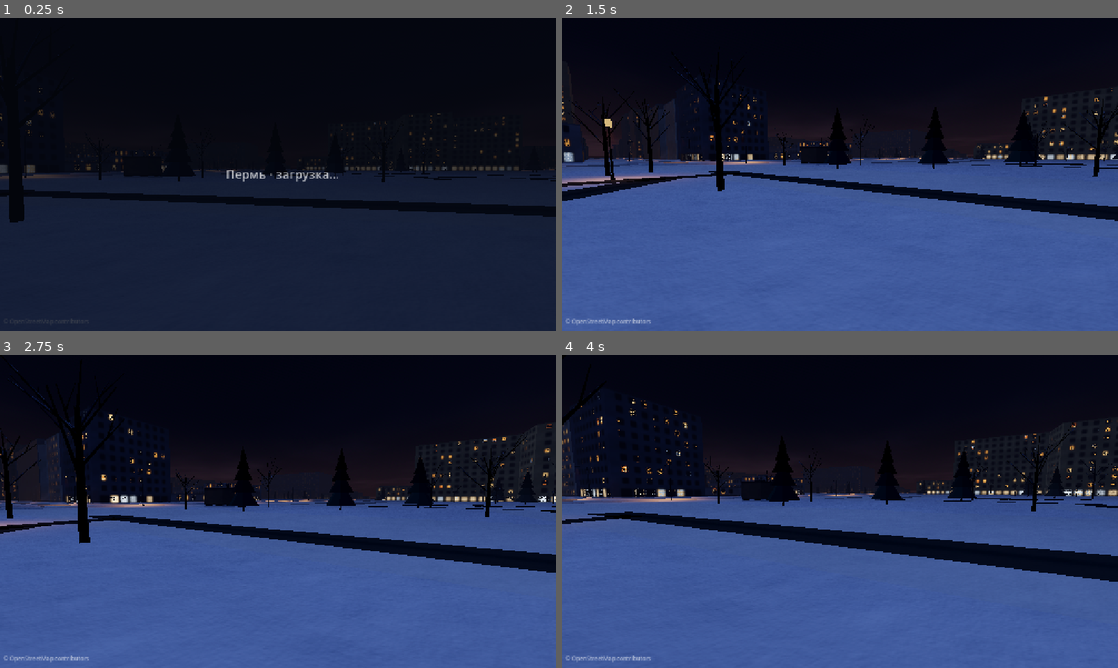
Above: before the commit, frames 1-4 (two rows, left to right).
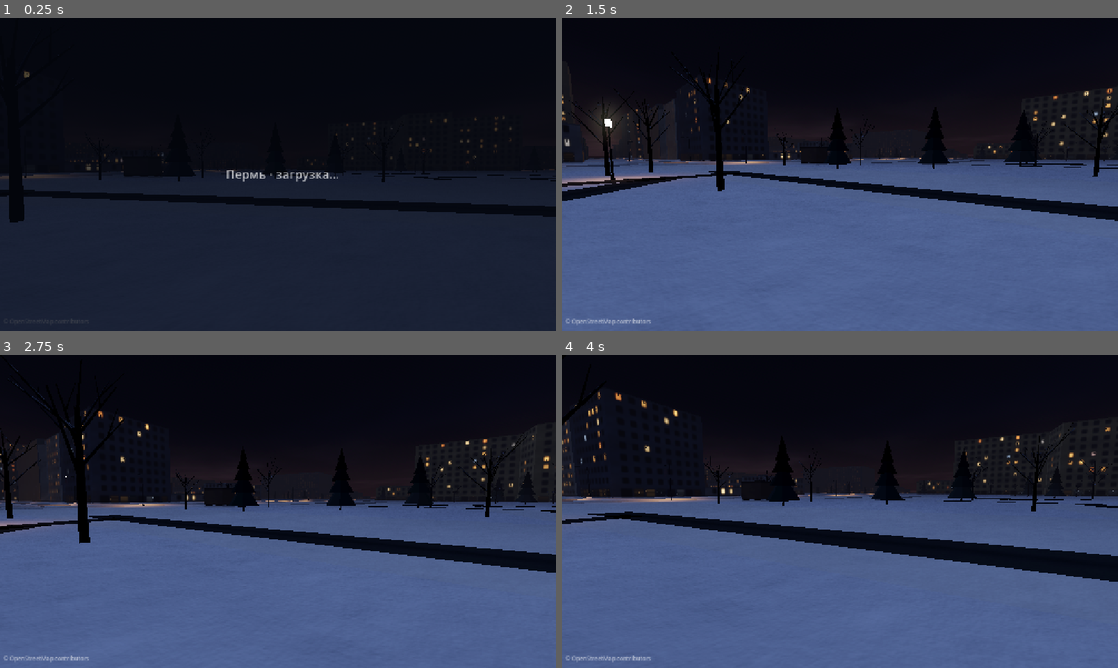
Above: after the commit, the same moments.

Repository: AmirovAndrew/DocuScan
Game: Godot game, scene res://scenes/main.tscn
The game is run twice, just before and just after one commit, with the same random seed, the same clock (stepped at 60 frames per second) and the same inputs.
Inputs (mouse positions are in pixels of both pictures, inside the frame that each line leads up to):
- Up to frame 1 (0.25 s): no input
- Up to frame 2 (1.5 s): move the mouse to (962, 158) at 0.52 s; hold D (move_right) 0.53-1.28 s; hold Shift (sprint) 0.53-1.28 s; click (962, 158) at 0.67 s; move the mouse to (812, 174) at 1.27 s; hold W (move_forward) from 1.28 s (still down); tap Z at 1.35 s
- Up to frame 3 (2.75 s): keep holding W (move_forward); move the mouse to (289, 505) at 2.02 s; tap Q at 2.1 s
- Up to frame 4 (4 s): keep holding W (move_forward); move the mouse to (834, 517) at 2.77 s; tap Shift (sprint) at 2.85 s; click (834, 517) at 2.92 s; move the mouse to (878, 514) at 3.52 s; tap Z at 3.6 s

The runs differ from the first frame. In frame 1, 0.6% of the frame differs, in the area x 0-94%, y 17-50%; in frame 2, 1.3%; in frame 3, 1.1%; in frame 4, 1.5%, in the area x 0-100%, y 11-46%.

Commit message:
Perm Winter Walk M3: night lighting, lit windows, street lamps, fog and glow
- Facade shader: procedural window grid per wall segment, each window lit or
  dark with its own warmth and brightness, a few flickering; mullions, shop
  fronts, panel seams, distance fade to avoid shimmer; floodlit landmarks
- Street lamps: emissive bulbs that bloom, additive light cones, baked light
  pools on the snow and lower facades, plus a pool of 6 real spot lights that
  follow the nearest lamps (masked off the ground to avoid double lighting)
- Cold blue ambient, weak moonlight, depth fog, city-glow sky, screen glow
- Per-window random state now uses an exact per-segment id (no speckle)
- --glowtest debug option measures the bloom pass

Co-Authored-By: Claude Opus 5.5 <noreply@anthropic.com>
Claude-Session: https://claude.ai/code/session_01R3UPuFs8PTsamtqd6oaoXv

Diff:
--- a/perm-winter-walk/game/scripts/atmosphere.gd
+++ b/perm-winter-walk/game/scripts/atmosphere.gd
@@ -27,8 +27,8 @@
 
 	# Cold blue ambient. Using a flat colour (not the sky) keeps it predictable.
 	env.ambient_light_source = Environment.AMBIENT_SOURCE_COLOR
-	env.ambient_light_color = Color(0.36, 0.46, 0.72)
-	env.ambient_light_energy = 0.32
+	env.ambient_light_color = Color(0.45, 0.52, 0.7)
+	env.ambient_light_energy = 0.3
 	env.reflected_light_source = Environment.REFLECTION_SOURCE_DISABLED
 
 	env.tonemap_mode = Environment.TONE_MAPPER_FILMIC
@@ -39,9 +39,9 @@
 	# matches the sky's horizon so silhouettes melt into it.
 	env.fog_enabled = true
 	env.fog_mode = Environment.FOG_MODE_EXPONENTIAL
-	env.fog_light_color = Color(0.11, 0.115, 0.16)
+	env.fog_light_color = Color(0.12, 0.12, 0.155)
 	env.fog_light_energy = 1.0
-	env.fog_density = 0.0065
+	env.fog_density = 0.008
 	env.fog_sky_affect = 0.35
 	env.fog_height = 30.0
 	env.fog_height_density = 0.0
@@ -49,12 +49,12 @@
 
 	# Bloom so lit windows and lamps halo in the snowy air.
 	env.glow_enabled = true
-	env.glow_intensity = 0.9
+	env.glow_intensity = 0.8
 	env.glow_strength = 1.0
-	env.glow_bloom = 0.02
-	env.glow_hdr_threshold = 0.9
+	env.glow_bloom = 0.0
+	env.glow_hdr_threshold = 0.6
 	env.glow_hdr_scale = 2.0
-	env.glow_blend_mode = Environment.GLOW_BLEND_MODE_SOFTLIGHT
+	env.glow_blend_mode = Environment.GLOW_BLEND_MODE_SCREEN
 	for i in 7:
 		env.set_glow_level(i, 0.0)
 	env.set_glow_level(1, 0.6)
@@ -63,7 +63,7 @@
 	env.set_glow_level(4, 0.4)
 
 	env.adjustment_enabled = true
-	env.adjustment_saturation = 1.05
+	env.adjustment_saturation = 0.9
 	env.adjustment_contrast = 1.05
 
 	environment = env
--- a/perm-winter-walk/game/scripts/city/chunk_loader.gd
+++ b/perm-winter-walk/game/scripts/city/chunk_loader.gd
@@ -9,7 +9,8 @@
 
 const WALL_BOTTOM := -0.3
 const COLLISION_TOP := 6.0
-const CUSTOM0_FLAGS := Mesh.ARRAY_CUSTOM_RGBA_FLOAT << Mesh.ARRAY_FORMAT_CUSTOM0_SHIFT
+const CUSTOM0_FLAGS := (Mesh.ARRAY_CUSTOM_RGBA_FLOAT << Mesh.ARRAY_FORMAT_CUSTOM0_SHIFT) \
+		| (Mesh.ARRAY_CUSTOM_R_FLOAT << Mesh.ARRAY_FORMAT_CUSTOM1_SHIFT)
 
 enum { B_RESIDENTIAL, B_COMMERCIAL, B_PUBLIC, B_UTILITY, B_RELIGIOUS }
 
@@ -120,6 +121,7 @@
 	var wuv2 := PackedVector2Array()
 	var wc := PackedColorArray()
 	var wcu := PackedFloat32Array()
+	var wseg := PackedFloat32Array()  # exact per-segment id for the window random state
 	var wi := PackedInt32Array()
 	var rv := PackedVector3Array()
 	var rn := PackedVector3Array()
@@ -162,8 +164,10 @@
 			var shape := Vector2(levels, h)
 			wuv2.append_array([shape, shape, shape, shape])
 			wc.append_array([col, col, col, col])
+			var seg_id := float(wseg.size() / 4 % 4096)
 			for q in 4:
 				wcu.append_array([seg, floor_h, kind_code, lit])
+				wseg.append(seg_id)
 			wi.append_array([base, base + 1, base + 2, base, base + 2, base + 3])
 			var ca := Vector3(a.x, 0.0, a.y)
 			var cb := Vector3(b.x, 0.0, b.y)
@@ -187,6 +191,7 @@
 	walls[Mesh.ARRAY_TEX_UV2] = wuv2
 	walls[Mesh.ARRAY_COLOR] = wc
 	walls[Mesh.ARRAY_CUSTOM0] = wcu
+	walls[Mesh.ARRAY_CUSTOM1] = wseg
 	walls[Mesh.ARRAY_INDEX] = wi
 	d["wall_arrays"] = walls
 	var roofs := []
--- /dev/null
+++ b/perm-winter-walk/game/scripts/city/lamp_light_pool.gd
@@ -0,0 +1,94 @@
+extends Node3D
+## A small pool of real SpotLights that follow the street lamps nearest to the player.
+##
+## Every lamp already lights the snow through the baked light map and glows through its
+## emissive bulb and additive cone. These few real lights add what a texture cannot:
+## warm light on nearby walls, trees and lamp posts. They are masked off the flat ground
+## layer, so the ground is never lit twice. Lights fade out before they move, so
+## reassignment never pops.
+
+@export var count := 6
+@export var search_radius := 48.0
+@export var energy := 2.6
+@export var fade_speed := 5.0
+
+var streamer: Node3D  ## chunk_streamer.gd
+var target: Node3D
+
+var _lights: Array[SpotLight3D] = []
+var _current: Array = []   ## Vector4 head currently lit by each light (or null)
+var _wanted: Array = []
+var _timer := 0.0
+
+
+func _ready() -> void:
+	var flat_layer: int = streamer.LAYER_FLAT
+	for i in count:
+		var l := SpotLight3D.new()
+		l.name = "PoolLight%d" % i
+		l.light_color = Color(1.0, 0.7, 0.42)
+		l.light_energy = 0.0
+		l.light_specular = 0.35
+		l.spot_range = 17.0
+		l.spot_angle = 64.0
+		l.spot_attenuation = 0.9
+		l.spot_angle_attenuation = 1.6
+		l.shadow_enabled = false
+		l.light_cull_mask = 0xFFFFF & ~flat_layer
+		l.rotation_degrees = Vector3(-90, 0, 0)  # straight down
+		l.visible = false
+		add_child(l)
+		_lights.append(l)
+		_current.append(null)
+		_wanted.append(null)
+
+
+func _process(delta: float) -> void:
+	if target == null or streamer == null:
+		return
+	_timer -= delta
+	if _timer <= 0.0:
+		_timer = 0.2
+		_choose(target.global_position)
+	for i in count:
+		var l := _lights[i]
+		var want: Variant = _wanted[i]
+		if _current[i] != want:
+			l.light_energy = move_toward(l.light_energy, 0.0, delta * fade_speed * energy)
+			if l.light_energy <= 0.0:
+				_current[i] = want
+				if want != null:
+					var h: Vector4 = want
+					l.global_position = Vector3(h.x, h.y - 0.1, h.z)
+					l.spot_range = h.w + 3.0
+				l.visible = want != null
+		elif want != null:
+			l.light_energy = move_toward(l.light_energy, energy, delta * fade_speed * energy)
+
+
+func _choose(pos: Vector3) -> void:
+	var heads: PackedVector4Array = streamer.lamps_near(pos, search_radius)
+	var arr: Array = Array(heads)
+	arr.sort_custom(func(a: Vector4, b: Vector4) -> bool:
+		return Vector2(a.x - pos.x, a.z - pos.z).length_squared() < Vector2(b.x - pos.x, b.z - pos.z).length_squared())
+	var chosen: Array = arr.slice(0, count)
+	# Keep lights that are already on a chosen lamp; hand out the rest.
+	var free: Array[int] = []
+	for i in count:
+		var cur: Variant = _current[i]
+		if cur != null and chosen.has(cur):
+			_wanted[i] = cur
+			chosen.erase(cur)
+		else:
+			free.append(i)
+	for i in free:
+		_wanted[i] = chosen.pop_front() if not chosen.is_empty() else null
+
+
+## Number of pool lights currently shining (for tests / the debug overlay).
+func active_count() -> int:
+	var n := 0
+	for l in _lights:
+		if l.visible and l.light_energy > 0.01:
+			n += 1
+	return n
--- a/perm-winter-walk/game/scripts/city/props.gd
+++ b/perm-winter-walk/game/scripts/city/props.gd
@@ -124,12 +124,14 @@
 
 static func bulb_material() -> StandardMaterial3D:
 	if not _cache.has("bulb_mat"):
+		# Shaded with a black albedo so only the emission shows; unshaded materials
+		# ignore emission and would never get bright enough to bloom.
 		var m := StandardMaterial3D.new()
-		m.shading_mode = BaseMaterial3D.SHADING_MODE_UNSHADED
-		m.albedo_color = Color(1.0, 0.78, 0.5)
+		m.albedo_color = Color(0.0, 0.0, 0.0)
+		m.roughness = 1.0
 		m.emission_enabled = true
-		m.emission = Color(1.0, 0.72, 0.42)
-		m.emission_energy_multiplier = 2.2
+		m.emission = Color(1.0, 0.74, 0.45)
+		m.emission_energy_multiplier = 6.0
 		_cache["bulb_mat"] = m
 	return _cache["bulb_mat"]
 
--- a/perm-winter-walk/game/scripts/debug_runner.gd
+++ b/perm-winter-walk/game/scripts/debug_runner.gd
@@ -30,9 +30,11 @@
 			await _building_collision_test()
 		if args.has("streamtest"):
 			await _stream_test()
+	if args.has("glowtest"):
+		await _glow_test(args)
 	if args.has("screenshot"):
 		await _screenshot(args)
-	if args.has("autotest") or args.has("screenshot"):
+	if args.has("autotest") or args.has("screenshot") or args.has("glowtest"):
 		get_tree().quit(0)
 
 
@@ -81,6 +83,8 @@
 		var span := step_times[-1] - step_times[0]
 		log_line("cadence %.2f steps/s" % ((step_times.size() - 1) / maxf(span, 0.001)))
 	log_line("physics frames during walk: %d, render fps now: %.0f" % [frames, Engine.get_frames_per_second()])
+	if main.light_pool:
+		log_line("real lamp lights active near the player: %d of %d" % [main.light_pool.active_count(), main.light_pool.count])
 
 	# Turn around and walk back: exercises the look API used by touch / mouse.
 	player.add_look(PI, 0.0)
@@ -238,6 +242,40 @@
 		_v(target), key, streamer.chunks.has(key), Time.get_ticks_msec() - t0, added, removed, after.size()])
 
 
+## Renders the current view with glow off and on and compares brightness around
+## emissive things, to prove the bloom pass actually runs on this renderer.
+func _glow_test(args: Dictionary) -> void:
+	for i in 60:
+		await get_tree().process_frame
+	var env: Environment = main.atmosphere.environment
+	var base_intensity := env.glow_intensity
+	var out := String(args.get("glowtest"))
+	var results := {}
+	for mode: Array in [["off", false, 0.0], ["on", true, base_intensity], ["x4", true, base_intensity * 4.0]]:
+		env.glow_enabled = mode[1]
+		env.glow_intensity = mode[2]
+		for i in 8:
+			await get_tree().process_frame
+		await RenderingServer.frame_post_draw
+		var img := get_viewport().get_texture().get_image()
+		if img == null or img.is_empty():
+			log_line("glow test needs a real renderer")
+			return
+		if out != "true":
+			img.save_png(out.get_basename() + "_" + mode[0] + ".png")
+		var sum := 0.0
+		for y in range(0, img.get_height(), 4):
+			for x in range(0, img.get_width(), 4):
+				sum += img.get_pixel(x, y).get_luminance()
+		results[mode[0]] = sum / float((img.get_height() / 4) * (img.get_width() / 4))
+	env.glow_enabled = true
+	env.glow_intensity = base_intensity
+	log_line("glow (msaa %d): mean luminance off %.4f, on %.4f, x4 %.4f" % [get_viewport().msaa_3d, results["off"], results["on"], results["x4"]])
+	if args.has("glow-nomsaa") and get_viewport().msaa_3d != Viewport.MSAA_DISABLED:
+		get_viewport().msaa_3d = Viewport.MSAA_DISABLED
+		await _glow_test(args)
+
+
 func _screenshot(args: Dictionary) -> void:
 	var frames := int(args.get("frames", "90"))
 	for i in frames:
--- a/perm-winter-walk/game/scripts/main.gd
+++ b/perm-winter-walk/game/scripts/main.gd
@@ -7,6 +7,7 @@
 const DebugRunner := preload("res://scripts/debug_runner.gd")
 const AtmosphereScript := preload("res://scripts/atmosphere.gd")
 const StreamerScript := preload("res://scripts/city/chunk_streamer.gd")
+const LightPoolScript := preload("res://scripts/city/lamp_light_pool.gd")
 const SNOW_SHADER := preload("res://shaders/snow_surface.gdshader")
 const NOISE_TEX := preload("res://textures/snow_noise.png")
 const NORMAL_TEX := preload("res://textures/snow_normal.png")
@@ -18,6 +19,7 @@
 var atmosphere: Node3D
 var player: CharacterBody3D
 var streamer: Node3D
+var light_pool: Node3D
 var touch_controls: Control
 var debug_label: Label
 var loading_overlay: ColorRect
@@ -46,6 +48,11 @@
 		var sp: Dictionary = streamer.spawn_transform()
 		_place_player(sp["position"], sp["yaw"])
 		streamer.target = player
+		light_pool = LightPoolScript.new()
+		light_pool.name = "LampLights"
+		light_pool.streamer = streamer
+		light_pool.target = player
+		add_child(light_pool)
 		streamer.initial_load_done.connect(_on_city_ready, CONNECT_ONE_SHOT)
 		streamer.begin_initial_load(player.global_position)
 	else:
@@ -53,7 +60,7 @@
 		_place_player(Vector3(0, 0.1, 0), 0.0)
 		_on_city_ready()
 
-	if args.has("autotest") or args.has("screenshot"):
+	if args.has("autotest") or args.has("screenshot") or args.has("glowtest"):
 		var runner := DebugRunner.new()
 		runner.name = "DebugRunner"
 		runner.main = self
--- a/perm-winter-walk/game/shaders/facade.gdshader
+++ b/perm-winter-walk/game/shaders/facade.gdshader
@@ -5,6 +5,7 @@
 //   UV2     = (levels, wall height)
 //   COLOR   = (facade tint rgb, building seed)
 //   CUSTOM0 = (segment length, floor height, kind (+8 if landmark), share of windows lit)
+//   CUSTOM1 = (segment id, unique within the chunk)
 //
 // Each window gets its own random state from (segment, column, floor, building seed):
 // lit or dark, colour temperature, brightness, and a small share flicker (TVs, tired
@@ -16,11 +17,12 @@
 uniform sampler2D light_map : hint_default_black, filter_linear, repeat_disable;
 uniform vec4 light_rect = vec4(0.0, 0.0, 0.004, 0.004);
 uniform float light_strength = 2.4;
-uniform float window_emission = 1.6;
+uniform float window_emission = 2.0;
 uniform float flicker_share = 0.05;
-uniform float landmark_flood = 0.9;
+uniform float landmark_flood = 0.75;
 
 varying vec4 bdata;
+varying float seg_uid;
 varying vec2 bshape;
 varying vec3 world_pos;
 varying vec3 world_normal;
@@ -39,6 +41,7 @@
 
 void vertex() {
 	bdata = CUSTOM0;
+	seg_uid = CUSTOM1.x;
 	bshape = UV2;
 	world_pos = (MODEL_MATRIX * vec4(VERTEX, 1.0)).xyz;
 	world_normal = normalize((MODEL_MATRIX * vec4(NORMAL, 0.0)).xyz);
@@ -90,9 +93,9 @@
 	vec2 inside = smoothstep(wmin - aa, wmin + aa, cell) * (1.0 - smoothstep(wmax - aa, wmax + aa, cell));
 	float win = in_grid ? inside.x * inside.y : 0.0;
 
-	// Per-window random state; NORMAL and length keep different segments different.
-	vec2 seg_id = vec2(floor(seg_len * 7.31) + floor(world_normal.x * 9.0) * 31.0,
-	                   floor(world_normal.z * 9.0) + seed * 113.0);
+	// Per-window random state from exact per-vertex ids (never from interpolated values,
+	// which would flip from pixel to pixel at rounding boundaries).
+	vec2 seg_id = vec2(floor(seg_uid + 0.5), floor(seed * 4093.0));
 	vec2 wid = vec2(col, row) + seg_id * 17.0;
 	float r_on = hash12(wid);
 	float r_col = hash12(wid + 3.7);
@@ -104,14 +107,22 @@
 	if (r_col > 0.55) lamp_col = vec3(1.0, 0.8, 0.52);
 	if (r_col > 0.86) lamp_col = vec3(0.95, 0.5, 0.22);        // orange curtains
 	if (r_col > 0.95) lamp_col = vec3(0.7, 0.82, 1.0);         // cold fluorescent / TV
-	if (ground_shop) lamp_col = mix(vec3(1.0, 0.85, 0.65), vec3(0.85, 0.92, 1.0), step(0.6, r_col));
+	if (ground_shop) lamp_col = mix(vec3(1.0, 0.78, 0.5), vec3(0.8, 0.88, 1.0), step(0.65, r_col));
 	float intensity = (0.55 + 0.6 * r_int) * window_emission;
+	if (ground_shop) intensity *= 0.45 + 0.25 * r_int;  // shop glass is big: keep it from washing out
 
 	// Curtains and frames: darker edges, a mullion and a transom.
 	vec2 lp = (cell - wmin) / (wmax - wmin);
 	float curtain = 0.55 + 0.45 * smoothstep(0.0, 0.3, lp.x) * smoothstep(1.0, 0.7, lp.x);
-	float frame = ground_shop ? 1.0 : (1.0 - 0.85 * smoothstep(0.035, 0.015, abs(lp.x - 0.5)))
-	                                  * (1.0 - 0.85 * smoothstep(0.03, 0.01, abs(lp.y - 0.68)));
+	float frame = (1.0 - 0.85 * smoothstep(0.035, 0.015, abs(lp.x - 0.5)))
+	              * (1.0 - 0.85 * smoothstep(0.03, 0.01, abs(lp.y - 0.68)));
+	if (ground_shop) {
+		// Shop window: mullions every ~1.3 m, brighter at the top (ceiling lights), shelves.
+		float mull = 1.0 - 0.8 * smoothstep(0.03, 0.01, abs(fract(lp.x * 2.0) - 0.5) - 0.47);
+		float shelves = 0.75 + 0.25 * step(0.5, fract(lp.y * 5.0 + r_int));
+		frame = mull * shelves * (0.6 + 0.4 * lp.y);
+		curtain = 1.0;
+	}
 	intensity *= curtain * frame;
 
 	// A few windows flicker slightly (TV glow or a tired bulb).
@@ -144,7 +155,11 @@
 
 	vec3 flood = vec3(0.0);
 	if (landmark || kind == B_RELIGIOUS) {
-		flood = wall * vec3(1.0, 0.86, 0.66) * landmark_flood * (0.45 + 0.55 * (1.0 - v / max(wall_h, 1.0)));
+		// Floodlights at the foot of the facade: bright low down, fading upwards, with
+		// pilaster-like light and shade every ~3.5 m to suggest a classical front.
+		float up = clamp(v / max(wall_h, 1.0), 0.0, 1.0);
+		float pilaster = 0.7 + 0.3 * smoothstep(0.35, 0.5, abs(fract(u / 3.5) - 0.5) * 2.0);
+		flood = wall * vec3(1.0, 0.84, 0.6) * landmark_flood * pilaster * (0.15 + 0.85 * pow(1.0 - up, 1.8));
 	}
 	EMISSION = emit + ALBEDO * lamp * 0.8 + flood;
 }
--- a/perm-winter-walk/game/shaders/light_cone.gdshader
+++ b/perm-winter-walk/game/shaders/light_cone.gdshader
@@ -5,7 +5,7 @@
 render_mode blend_add, unshaded, depth_draw_never, cull_disabled, shadows_disabled, fog_disabled;
 
 uniform vec3 cone_color : source_color = vec3(1.0, 0.7, 0.38);
-uniform float strength = 0.11;
+uniform float strength = 0.22;
 uniform float near_fade = 2.5;
 uniform float far_fade = 220.0;
 
@@ -19,10 +19,11 @@
 
 void fragment() {
 	// Soft edges: fade where the surface is seen edge-on.
+	// Seen through the middle the cone holds the most lit air; at its silhouette almost none.
 	float facing = abs(dot(normalize(NORMAL), normalize(VIEW)));
-	float edge = smoothstep(0.0, 0.8, facing);
-	float along = (1.0 - depth01) * (1.0 - depth01) * 0.85 + 0.15;  // brighter near the lamp
-	float ground = smoothstep(1.0, 0.85, depth01);                  // fade into the snow
+	float edge = facing * facing;
+	float along = pow(1.0 - depth01, 1.2) * 0.85 + 0.15;  // brightest under the lamp head
+	float ground = smoothstep(1.0, 0.55, depth01);     // dissolve before reaching the snow
 	float dist = length(world_pos - CAMERA_POSITION_WORLD);
 	float fade = smoothstep(0.5, near_fade, dist) * (1.0 - smoothstep(far_fade * 0.6, far_fade, dist));
 	ALBEDO = cone_color * strength * edge * along * ground * fade;
